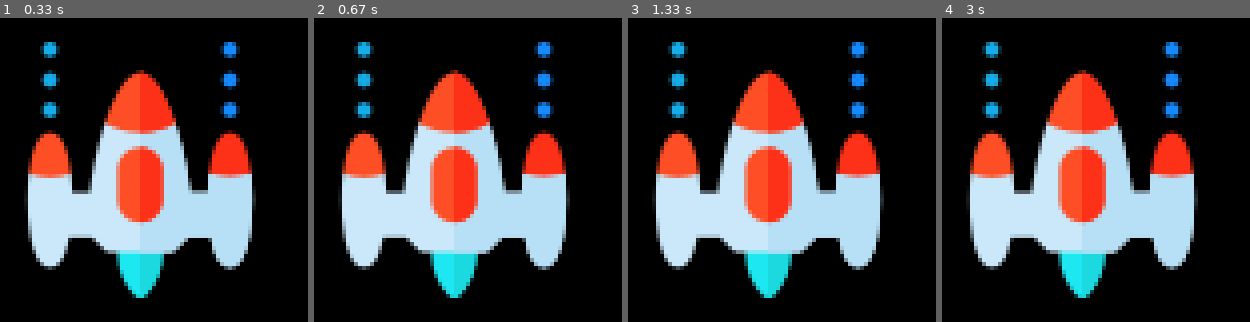
Above: before the commit, frames 1-4 (left to right).
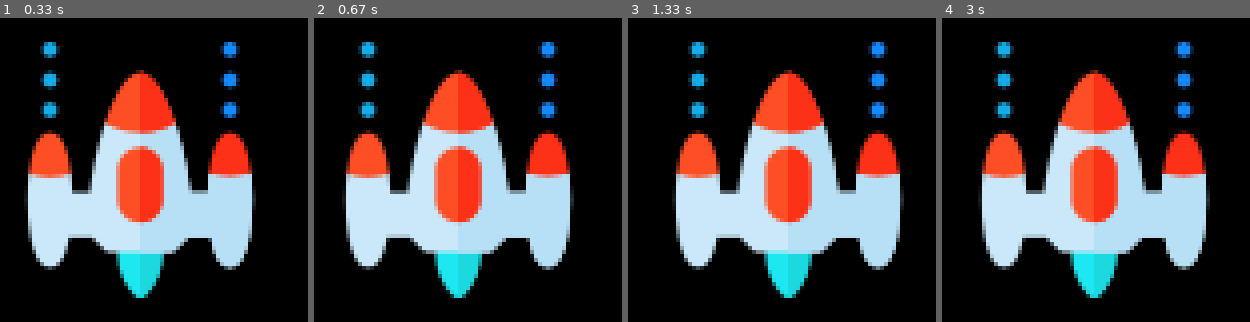
Above: after the commit, the same moments.

Repository: Shark-Firewall/Pygame
Game: pygame game, started from main.py
The game is run twice, just before and just after one commit, with the same random seed, the same clock (stepped at 60 frames per second) and the same inputs.
Inputs:
- Up to frame 1 (0.33 s): no input
- Up to frame 2 (0.67 s): hold Right from 0.33 s (still down)
- Up to frame 3 (1.33 s): release Right at 0.8 s; hold Right 0.83-1.3 s
- Up to frame 4 (3 s): hold Left 1.33-1.87 s; hold Left 1.9-2.3 s; hold Right 2.33-2.97 s

Frame 1 is identical in both runs. In frame 2, 10% of the frame differs, in the area x 7-85%, y 7-93%; in frame 3, 30%, in the area x 7-90%, y 7-93%; in frame 4, 21%.

Commit message:
Adding player Horizontal movement within window boundary

Diff:
--- a/main.py
+++ b/main.py
@@ -4,7 +4,7 @@
 pygame.init()
 
 # Creating the pygame window of size 500x500 --> width x Height
-window = pygame.display.set_mode((500,500));
+window = pygame.display.set_mode((500, 500));
 
 # Overriding the default title of the window
 pygame.display.set_caption("Space Invader")
@@ -14,15 +14,18 @@
 pygame.display.set_icon(icon)
 
 # Adding player on the screen
-playerImg =  pygame.image.load("player.png")
+playerImg = pygame.image.load("player.png")
 
 # Adding Player coordinate
 playerX = 230
 playerY = 400
 
-def Player():
-    window.blit(playerImg, (playerX, playerY))
+playerX_changes = 0
+playerY_changes = -1
 
+
+def Player(x, y):
+    window.blit(playerImg, (x, y))
 
 
 # Making sure the window running for a time until we close the window
@@ -35,5 +38,26 @@
     for event in pygame.event.get():
         if event.type == pygame.QUIT:
             running = False
-    Player();
+
+        # Add Horizontal Movement
+        if event.type == pygame.KEYDOWN:
+            if event.key == pygame.K_LEFT:
+                print("Right Key pressed")
+                playerX_changes = -0.1
+            if event.key == pygame.K_RIGHT:
+                print("Left key pressed")
+                playerX_changes = 0.1
+        if event.type == pygame.KEYUP:
+            print("Keystroke up")
+            if (event.key == pygame.K_LEFT or event.key == pygame.K_RIGHT):
+                playerX_changes = 0
+
+    # Creating boundary condition
+    if (playerX <= 0):
+        playerX = 0
+    elif (playerX >= 436):
+        playerX = 436
+
+    playerX += playerX_changes
+    Player(playerX, playerY);
     pygame.display.update()
